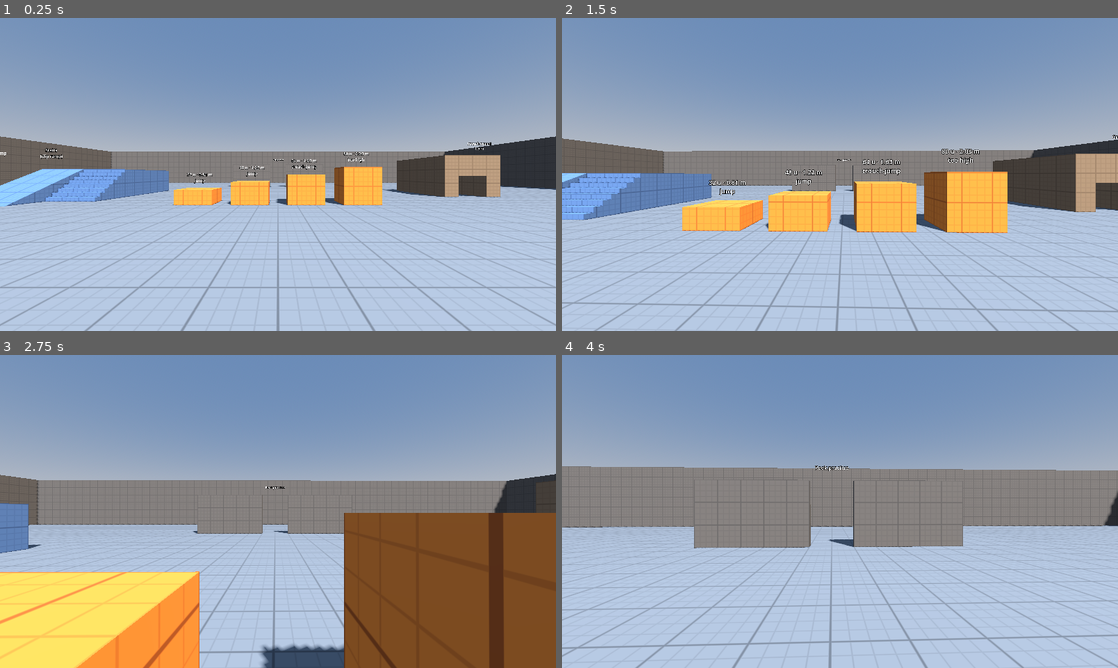
Above: before the commit, frames 1-4 (two rows, left to right).
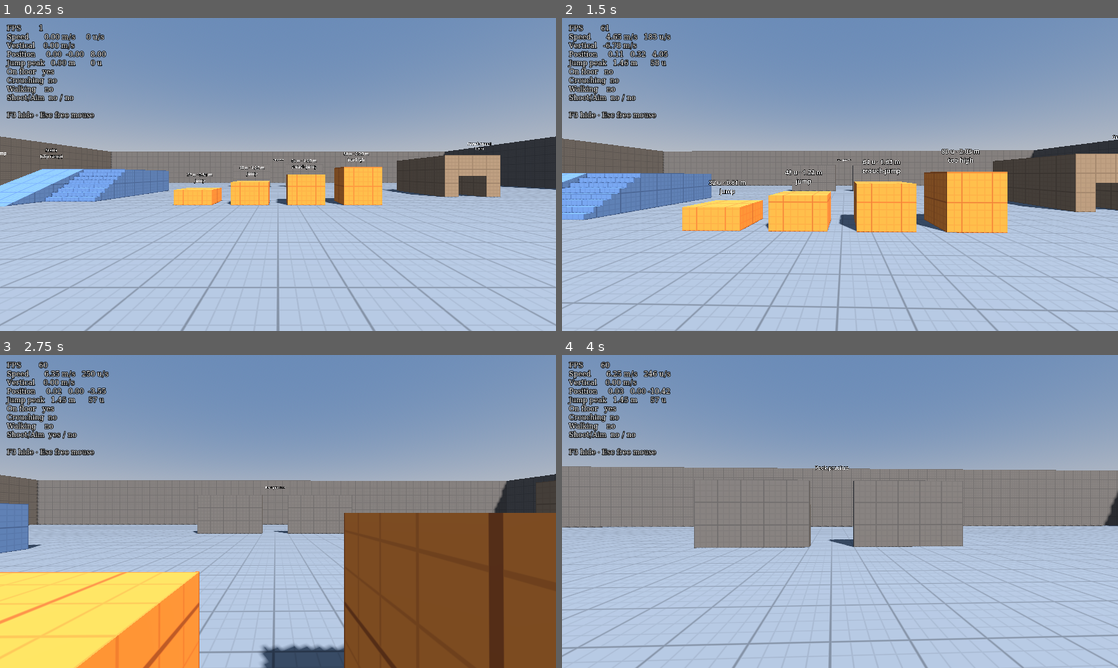
Above: after the commit, the same moments.

Repository: Jankozeluh/Chiip
Game: Godot game, scene res://maps/test_map.tscn
Two runs of this game, one before a commit and one after it. Both use one fixed random seed, a clock stepped at 60 frames per second and the inputs below.
Inputs (mouse positions are in pixels of both pictures, inside the frame that each line leads up to):
- Up to frame 1 (0.25 s): no input
- Up to frame 2 (1.5 s): tap Enter at 0.5 s; move the mouse to (867, 174) at 0.52 s; hold Right mouse button (aim) 0.53-1.28 s; hold W (move_forward) from 0.53 s (still down); tap Space (jump) at 0.77, 1.07 s; tap Ctrl (crouch) at 0.8, 1.35 s; move the mouse to (812, 174) at 1.27 s
- Up to frame 3 (2.75 s): keep holding W (move_forward); tap Space (jump) at 1.52, 1.82 s; click (250, 511) at 1.55 s; move the mouse to (289, 505) at 2.02 s; press the mouse at (289, 505) at 2.03 s; tap Shift (walk) at 2.3 s
- Up to frame 4 (4 s): keep holding W (move_forward); move the mouse to (834, 517) at 2.77 s; release the mouse at (834, 517) at 2.78 s; tap Shift (walk) at 2.85 s; tap Space (jump) at 3.02, 3.05, 3.32 s; move the mouse to (878, 514) at 3.52 s; hold Space (jump) from 3.53 s (still down); right-click (878, 514) at 3.8 s

The runs differ from the first frame. In frame 1, 1.9% of the frame differs, in the area x 1-20%, y 2-33%; in frame 2, 1.9%; in frame 3, 2.0%; in frame 4, 2.0%.

Commit message:
M1: Add debug overlay and run instructions
F3 overlay like cl_showpos: speed, position, jump peak, stance and
shoot/aim buttons for the macOS Ctrl+click check. README explains how
to run the game and tests; CLAUDE.md lists verified commands.

Co-Authored-By: Claude Opus 5.5 <noreply@anthropic.com>

Diff:
--- a/maps/test_map.tscn
+++ b/maps/test_map.tscn
@@ -2,6 +2,7 @@
 
 [ext_resource type="Shader" path="res://shaders/prototype_grid.gdshader" id="grid_shader"]
 [ext_resource type="PackedScene" path="res://player/player.tscn" id="player_scene"]
+[ext_resource type="PackedScene" path="res://ui/debug_overlay.tscn" id="debug_overlay_scene"]
 
 [sub_resource type="ProceduralSkyMaterial" id="sky_material"]
 sky_top_color = Color(0.32, 0.42, 0.58, 1)
@@ -199,6 +200,9 @@
 [node name="Player" parent="." instance=ExtResource("player_scene")]
 position = Vector3(0, 0, 8)
 
+[node name="DebugOverlay" parent="." node_paths=PackedStringArray("player") instance=ExtResource("debug_overlay_scene")]
+player = NodePath("../Player")
+
 [node name="Labels" type="Node3D" parent="."]
 
 [node name="Box32Label" type="Label3D" parent="Labels"]
--- /dev/null
+++ b/ui/debug_overlay.gd
@@ -0,0 +1,59 @@
+extends CanvasLayer
+## On-screen readout of the player's movement, like CS's cl_showpos.
+## Toggle it with F3 (the toggle_debug action).
+
+## The player to show information about.
+@export var player: Player
+
+## Feet height the last time the player stood on the ground.
+var _ground_height: float = 0.0
+## How high the feet rose above the ground during the current or last jump.
+var _jump_peak: float = 0.0
+var _was_on_floor: bool = true
+
+@onready var _label: Label = $Label
+
+
+func _unhandled_input(event: InputEvent) -> void:
+	if event.is_action_pressed("toggle_debug"):
+		visible = not visible
+
+
+func _physics_process(_delta: float) -> void:
+	if player == null:
+		return
+	# Measure jump height per physics tick, relative to the ground you jumped from.
+	var on_floor := player.is_on_floor()
+	var feet_height := player.global_position.y
+	if on_floor:
+		_ground_height = feet_height
+	else:
+		if _was_on_floor:
+			_jump_peak = 0.0
+		_jump_peak = maxf(_jump_peak, feet_height - _ground_height)
+	_was_on_floor = on_floor
+
+
+func _process(_delta: float) -> void:
+	if player == null or not visible:
+		return
+	var player_velocity := player.velocity
+	var speed := Vector2(player_velocity.x, player_velocity.z).length()
+	var feet := player.global_position
+	_label.text = "\n".join([
+		"FPS        %d" % Engine.get_frames_per_second(),
+		"Speed      %5.2f m/s  %4.0f u/s" % [speed, speed / Player.UNITS_TO_METRES],
+		"Vertical   %5.2f m/s" % player_velocity.y,
+		"Position   %6.2f %6.2f %6.2f" % [feet.x, feet.y, feet.z],
+		"Jump peak  %5.2f m    %4.0f u" % [_jump_peak, _jump_peak / Player.UNITS_TO_METRES],
+		"On floor   %s" % _yes_no(player.is_on_floor()),
+		"Crouching  %s" % _yes_no(player.is_crouching),
+		"Walking    %s" % _yes_no(Input.is_action_pressed("walk")),
+		"Shoot/Aim  %s / %s" % [_yes_no(Input.is_action_pressed("shoot")), _yes_no(Input.is_action_pressed("aim"))],
+		"",
+		"F3 hide · Esc free mouse",
+	])
+
+
+func _yes_no(value: bool) -> String:
+	return "yes" if value else "no"
--- /dev/null
+++ b/ui/debug_overlay.tscn
@@ -0,0 +1,20 @@
+[gd_scene format=3]
+
+[ext_resource type="Script" path="res://ui/debug_overlay.gd" id="overlay_script"]
+
+[sub_resource type="SystemFont" id="mono_font"]
+font_names = PackedStringArray("Menlo", "Monaco", "Courier New", "monospace")
+
+[node name="DebugOverlay" type="CanvasLayer"]
+script = ExtResource("overlay_script")
+
+[node name="Label" type="Label" parent="."]
+offset_left = 16.0
+offset_top = 16.0
+offset_right = 416.0
+offset_bottom = 296.0
+theme_override_colors/font_color = Color(1, 1, 1, 1)
+theme_override_colors/font_outline_color = Color(0, 0, 0, 1)
+theme_override_constants/outline_size = 6
+theme_override_fonts/font = SubResource("mono_font")
+theme_override_font_sizes/font_size = 16
Not shown, added: ui/debug_overlay.gd.uid
Not shown, changed: CLAUDE.md
Not shown, changed: README.md
Not shown, changed: docs/ARCHITECTURE.md
Not shown, changed: docs/DEVLOG.md
Not shown, changed: docs/LEARNING.md
Not shown, changed: docs/PLAN.md
